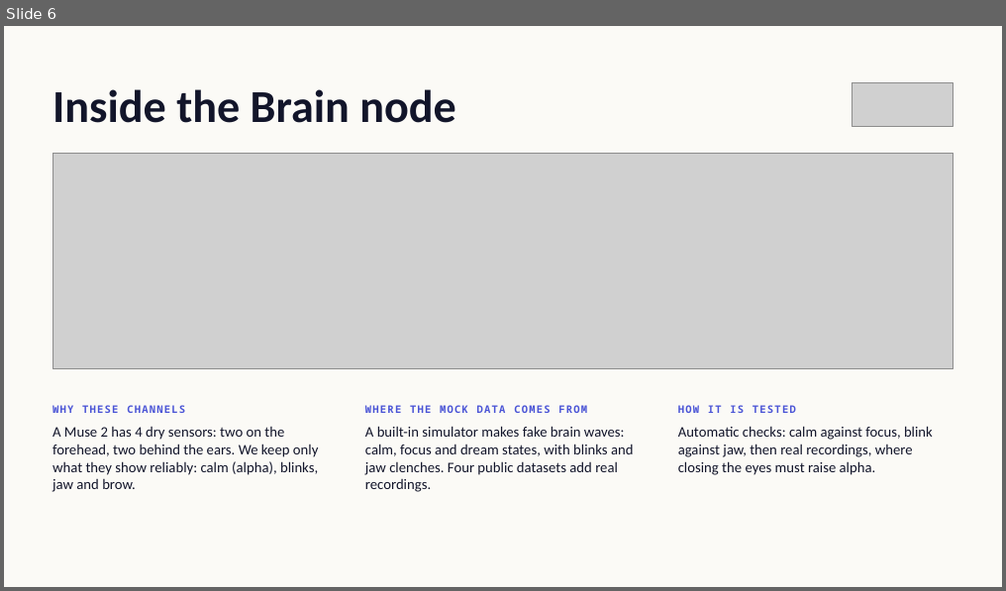
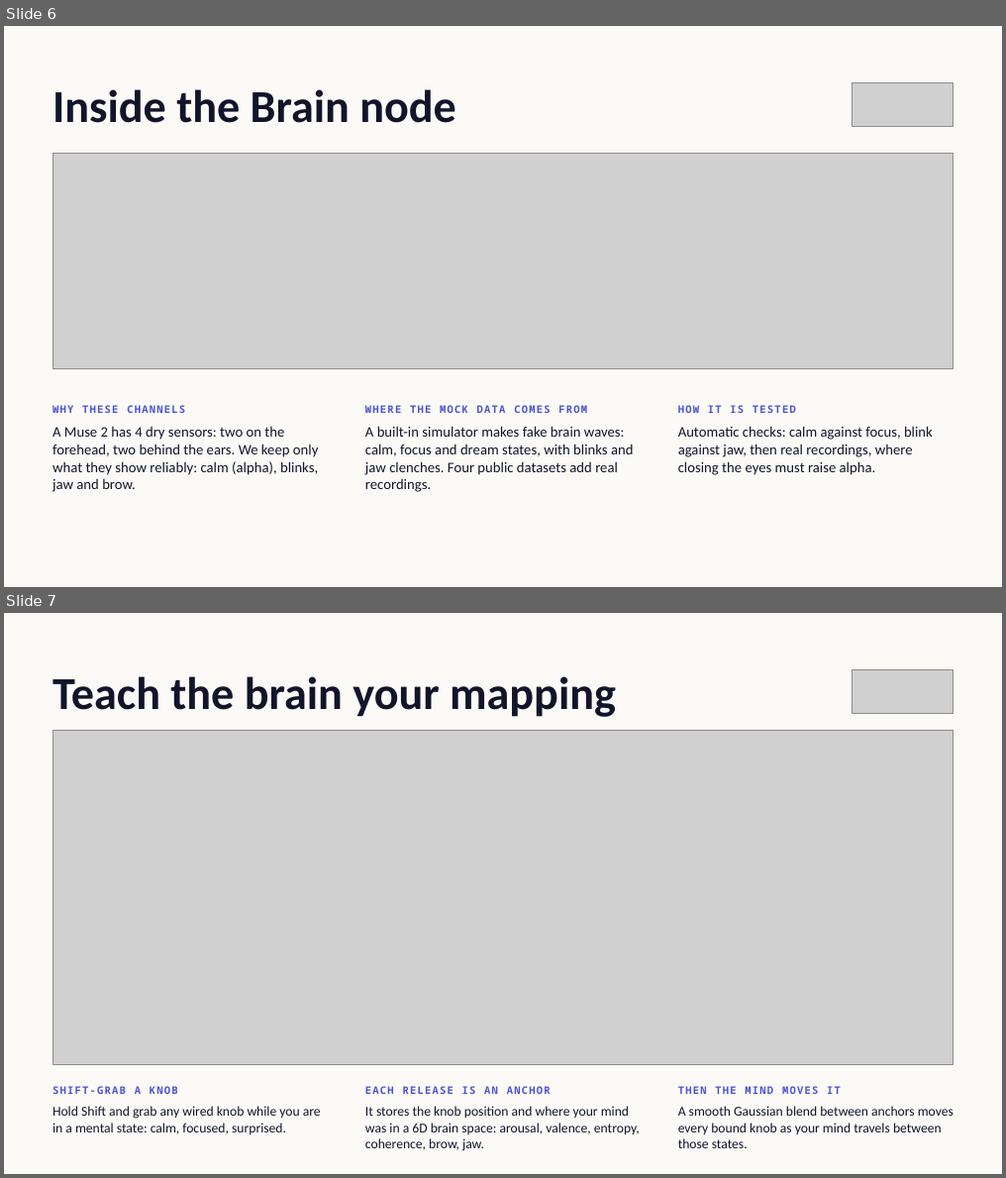
Before and after one commit to n1m21n/Infinite, a slide deck: docs/plans/bci/deck/BCI_results.pptx. Shown one above the other, each under a label of ours: slide 6 before the commit, slides 6 and 7 after it. The pictures are 1006x591 and 1006x1178 pixels, drawn with LibreOffice and Linux fonts; fonts in the diff are those of the drawing; grey boxes stand for pictures. Boxes give left, top, right and bottom in pixels: in the first picture for what was removed or moved away, otherwise in the second. Text is boxed around its words. In the diff, an @@ line names an element or a change of style, - is before the commit and + after.

Commit message:
BCI deck: slide 6b sculpt shot; .gitattributes counts the app, not the website, in language stats

```diff
--- a/docs/plans/bci/deck/BCI_results.pptx
+++ b/docs/plans/bci/deck/BCI_results.pptx
@@ slide 7 added at [4, 613, 1002, 1174], background #FBFAF6 @@
@@ picture added at [852, 669, 953, 713] @@
@@ text added at [53, 676, 616, 717], 44 pt, text #12152A, bold @@
+Teach the brain your mapping
@@ picture added at [53, 730, 953, 1064] @@
@@ text added at [53, 1086, 178, 1094], 10 pt, text #4A54D6, bold @@
+SHIFT-GRAB A KNOB
@@ text added at [365, 1086, 550, 1094], 10 pt, text #4A54D6, bold @@
+EACH RELEASE IS AN ANCHOR
@@ text added at [678, 1086, 841, 1094], 10 pt, text #4A54D6, bold @@
+THEN THE MIND MOVES IT
@@ text added at [53, 1106, 321, 1135], 13 pt, text #12152A @@
+Hold Shift and grab any wired knob while you are in a mental state: calm, focused, surprised.
@@ text added at [365, 1106, 640, 1152], 13 pt, text #12152A @@
+It stores the knob position and where your mind was in a 6D brain space: arousal, valence, entropy, coherence, brow, jaw.
@@ text added at [678, 1106, 953, 1149], 13 pt, text #12152A @@
+A smooth Gaussian blend between anchors moves every bound knob as your mind travels between those states.
```
Also in this commit, not shown: 5 other files.
